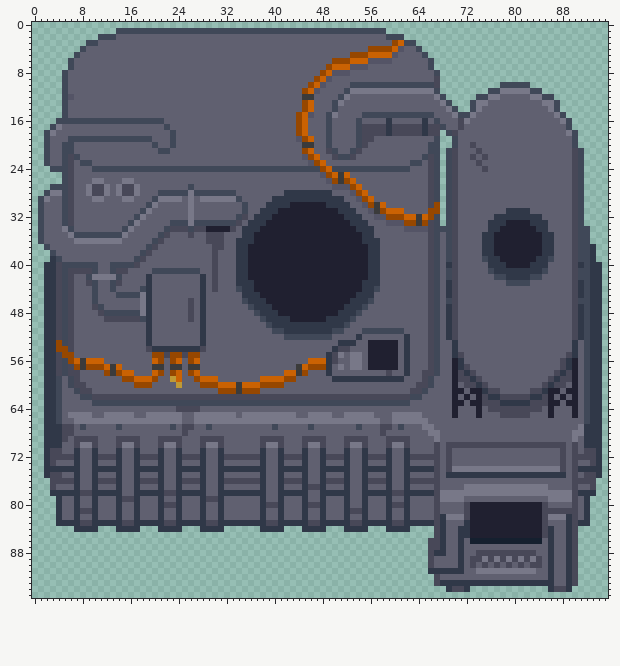
A sprite sheet gets an edit: Resources/Textures/_NF/Structures/Machines/GasConverter/base.rsi/base.png. The picture above is the old version.
The file is 96x96 pixels.
After:
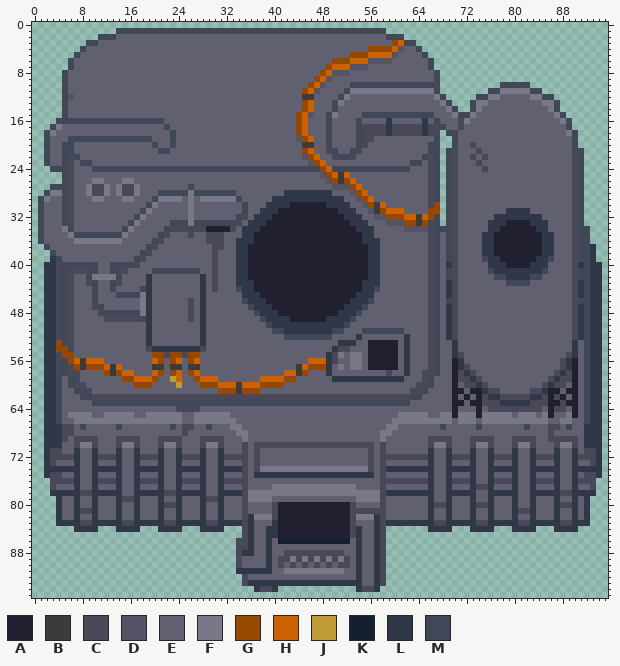
Palette (. is transparent): A #202030  B #3b3b3b  C #484858  D #545466  E #606070  F #787888  G #964700  H #ca6203  J #bf9a36  K #15202f  L #303848  M #404858
What changed:
@@ x 31..93 @@
 61 GGGBGGGEEEEEEEEEEEEEEEEEEEEEEEEECCMEEEEAAEAALCCEEEEECCLAAEAAEML
-62 CCCCCCCCCCCCCCCCCCCCCCCCCCCCCCCCMMEEEEEAEAEACLLCCCCCLLCAEAEAEML
-63 MMMMMMMMMMMMMMMMMMMMMMMMMMMMMMMMEEEEEEEAAEAACCCLLLLLCCCAAEAAEML
-64 EEEEEEEEEEEEEEEEEEEEEEEEEEEEEEEEEEEEEEEAEEEAECCCCCCCCCEAEEEAEML
-65 FFFEFFFFFFFFFEEFFFFEEFFFFFEEEFFFFFEEEEEAEEEAEEECCCCCEEEAEEEAEML
-66 FFFFFFFFFFFFFFFFFFFFFFFFFFFEEFFFFFFEEEEEEEEEEEEEEEEEEEEEEEEEEML
-67 EEEEEEEEEMEEEEEMEEEEEEEMEEECCEMEEEFFEEEEEEEEEEEEEEEEEEEEEEEEFLL
-68 EEEEEEEEEEEEEEEEEEEEEEEEEEECEEEEEEEFFEEEEEEEEEEEEEEEEEEEEEEFFLL
-69 CEEEEEECCCCEEECCCCEEECCCCEEECCCCEEEEFEEEEEEEEEEEEEEEEEEEEEEFELL
-70 CEEEEEECFFCEEECFFCEEECFFCEEECFFCEEEECECCCCCCCCCCCCCCCCCCCCECELL
-71 LEEEEEELEELEEELEELEEELEELEEELEELEEEECECEEEEEEEEEEEEEEEEEECECECC
-72 LCCCCCCLEELCCCLEELCCCLEELCCCLEELCCCCCECEEEEEEEEEEEEEEEEEECECCCC
-73 LEEEEEELEELEEELEELEEELEELEEELEELEEEECECEEEEEEEEEEEEEEEEEECECEEC
-74 LLLLLLLLEELLLLLEELLLLLEELLLLLEELLLLLCECFFFFFFFFFFFFFFFFFFCECLLL
-75 LEEEEEELEELEEELEELEEELEELEEELEELEEEECELLLLLLLLLLLLLLLLLLLLECECC
-76 LCCCCCCLEELCCCLEELCCCLEELCCCLEELCCCCCEEEEEEEEEEEEEEEEEEEEEECCCC
-77 LEEEEEELEELEEELCCLEEELEELEEELEELEEEECEEEEFFFFFFFFFFFFFFEEEECEEC
-78 LLLLLLLLEELLLLLEELLLLLEELLLLLCCLLLLLCFFFFFFFFFFFFFFFFFFFFFFCLLL
-79 LEEEEEELEELEEELEELEEELEELEEELEELEEEECFFFFEEEEEEEEEEEEEEFFFFCEL.
-80 LEEEEEELCCLEEELCCLEEELEELEEELCCLEEEECEEEECAAAAAAAAAAAACEEEECEL.
-81 LEEEEEELEELEEELEELEEELCCLEEELEELEEEECEEEECAAAAAAAAAAAACCCCCCEL.
-82 LEEEEEELEELEEELEELEEELEELEEELEELEEEECLFFFCAAAAAAAAAAAACFFFLCEL.
-83 LLLLLLLLCCLLLLLCCLLLLLCCLLLLLCCLLLLLCLEEELAAAAAAAAAAAACEEELCLL.
-84 L......LLLL...LLLL...LLLL...LLLL....CLEELLAAAAAAAAAAAACLEELC...
-85 ....................................CLEELLAAAAAAAAAAAACLEELC...
-86 ...................................CCLEELEKKKKKKKKKKKKELEELC...
-87 ...................................CCLEELEEEEEEEEEEEEEELEELC...
-88 ...................................CLLEELEECCCCCCCCCCEELEELC...
-89 ...................................CEEEELECCFCFCFCFCFCELEELC...
-90 ...................................CEEEELECECECECECECCELEELC...
-91 ...................................LLLLLLEEFFFFFFFFFFEELEELC...
-92 ....................................CEEEEEEEEEEEEEEEEEELEELC...
-93 ....................................CLLLLLLLLLLLLLLLLLLLEELC...
-94 ......................................LCCL.............LCCL....
+62 CCCCCCCCCCCCCCCCCCCCCCCCCCCCCCCCMMEEEEEAEAEACLLCCCCCLLCACAEAEML
+63 MMMMMMMMMMMMMMMMMMMMMMMMMMMMMMMMEEEEEEEAAEAACCCLLLLLCCCAACAAEML
+64 EEEEEEEEEEEEEEEEEEEEEEEEEEEEEEEEEEEEEEEAEEEAECCCCCCCCCEACCEAEML
+65 FFEEEEEEEEEEEEEEEEEEEEEEEEEEEEFFFFFEEFFAFFFAFFFFFEFFFEFAEEFAEML
+66 FFFEEEEEEEEEEEEEEEEEEEEEEEEEEFFFFFFFFFFEFFFEFFFFFFFFFFFEEFFEEML
+67 EEFFEEEEEEEEEEEEEEEEEEEEEEEEFFEEEEEEEMEEEEEMEEEEEEEMEEECCEMEELL
+68 EEEFFEEEEEEEEEEEEEEEEEEEEEEFFEEEEEEEEEEEEEEEEEEEEEEEEEECEEEEELL
+69 CEEEFEEEEEEEEEEEEEEEEEEEEEEFEEEEEEECCCCEEECCCCEEECCCCEECCCCCELL
+70 CEEECECCCCCCCCCCCCCCCCCCCCECEEEEEEECFFCEEECFFCEEECFFCEEECFFCELL
+71 LEEECECEEEEEEEEEEEEEEEEEECECEEEEEEELEELEEELEELEEELEELEEELEELECC
+72 LCCCCECEEEEEEEEEEEEEEEEEECECCCCCCCCLEELCCCLEELCCCLEELCCCLEELCCC
+73 LEEECECEEEEEEEEEEEEEEEEEECECEEEEEEELEELEEELEELEEELEELEEELEELEEC
+74 LLLLCECFFFFFFFFFFFFFFFFFFCECLLLLLLLLEELLLLLEELLLLLEELLLLLEELLLL
+75 LEEECELLLLLLLLLLLLLLLLLLLLECEEEEEEELEELEEELEELEEELEELEEELEELECC
+76 LCCCCEEEEEEEEEEEEEEEEEEEEEECCCCCCCCLEELCCCLEELCCCLEELCCCLEELCCC
+77 LEEECEEEEFFFFFFFFFFFFFFEEEECEEEEEEELEELEEELCCLEEELEELEEELEELEEC
+78 LLLLCFFFFFFFFFFFFFFFFFFFFFFCLLLLLLLLEELLLLLEELLLLLEELLLLLCCLLLL
+79 LEEECFFFFEEEEEEEEEEEEEEFFFFCEEEEEEELEELEEELEELEEELEELEEELEELEL.
+80 LEEECEEEECAAAAAAAAAAAACEEEECEEEEEEELCCLEEELCCLEEELEELEEELCCLEL.
+81 LEEECEEEECAAAAAAAAAAAACCCCCCEEEEEEELEELEEELEELEEELCCLEEELEELEL.
+82 LEEECLFFFCAAAAAAAAAAAACFFFLCEEEEEEELEELEEELEELEEELEELEEELEELEL.
+83 LLLLCLEEELAAAAAAAAAAAACEEELCLLLLLLLLCCLLLLLCCLLLLLCCLLLLLCCLLL.
+84 L...CLEELLAAAAAAAAAAAACLEELC.......LLLL...LLLL...LLLL...LLLL...
+85 ....CLEELLAAAAAAAAAAAACLEELC...................................
+86 ...CCLEELEKKKKKKKKKKKKELEELC...................................
+87 ...CCLEELEEEEEEEEEEEEEELEELC...................................
+88 ...CLLEELEECCCCCCCCCCEELEELC...................................
+89 ...CEEEELECCFCFCFCFCFCELEELC...................................
+90 ...CEEEELECECECECECECCELEELC...................................
+91 ...LLLLLLEEFFFFFFFFFFEELEELC...................................
+92 ....CEEEEEEEEEEEEEEEEEELEELC...................................
+93 ....CLLLLLLLLLLLLLLLLLLLEELC...................................
+94 ......LCCL.............LCCL....................................
 95 ...............................................................
Pixel boxes of the changes (left, top, right, bottom) in both pictures:
changed: (230, 394, 584, 592)
